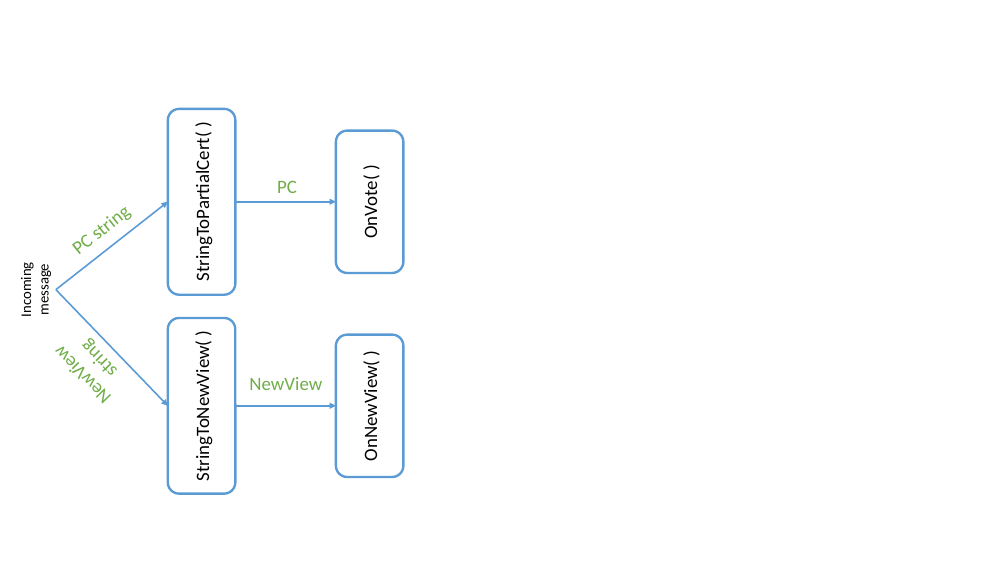
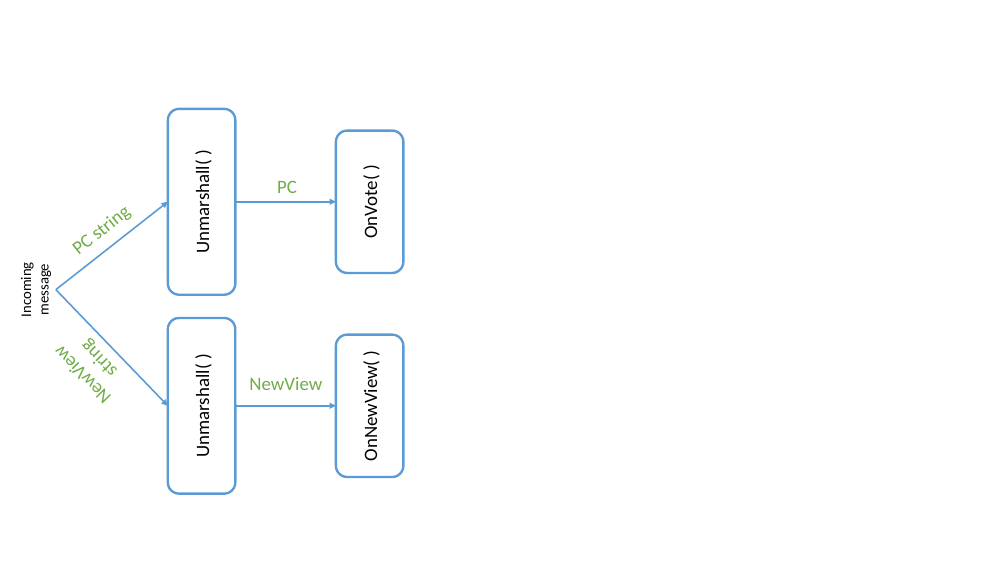
Before and after one commit to sandertungeaspoy/HotstuffWASM, a slide deck: slide 5 of WIP.pptx. Drawn at 1008x567 pixels with LibreOffice and Linux fonts; fonts in the diff are those of the drawing. Boxes give left, top, right and bottom in pixels: in the first picture for what was removed or moved away, otherwise in the second. Text is boxed around its words. In the diff, an @@ line names an element or a change of style, - is before the commit and + after.

```diff
--- a/WIP.pptx
+++ b/WIP.pptx
@@ text in rounded rectangle at box(191, 171, 214, 250): text changed @@
-StringToPartialCert( )
+Unmarshall( )
@@ text in rounded rectangle at box(191, 375, 214, 454): text changed @@
-StringToNewView( )
+Unmarshall( )
```
Also in this commit, not shown: 4 other slides changed, 1 other file.
